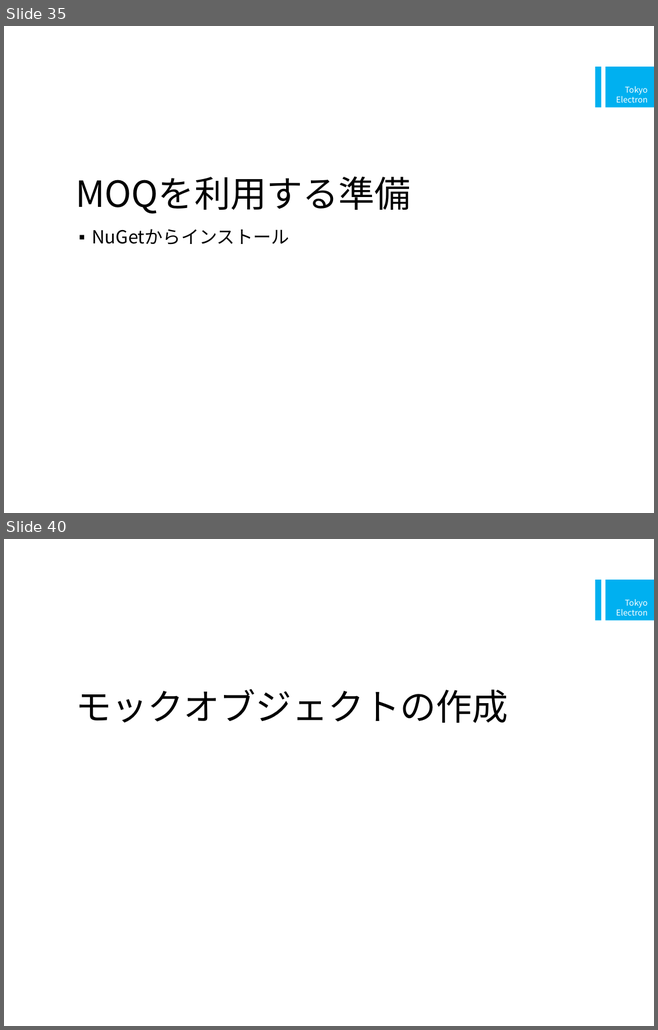
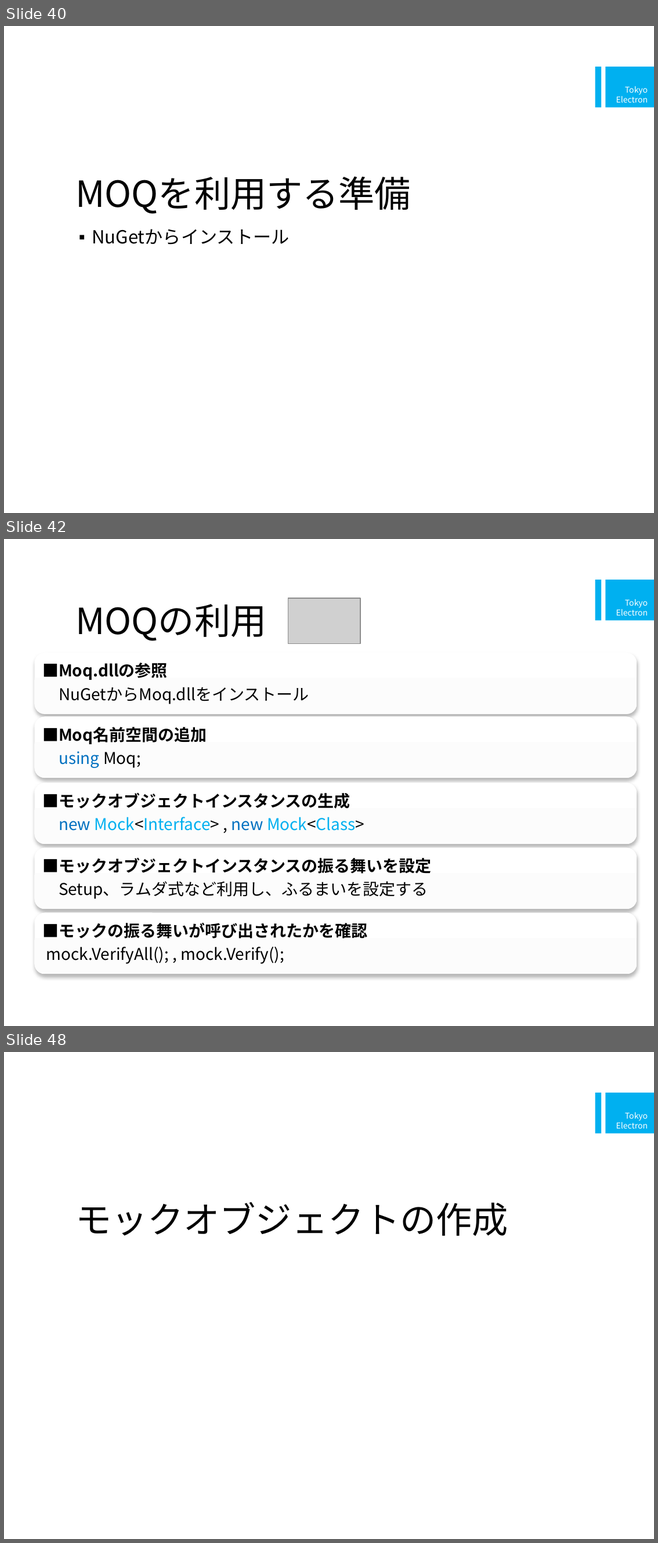
Before and after one commit to a-suzuki/CShrapLecture, a slide deck: doc/テストコードによるC#プログラミング演習.pptx. Shown one above the other, each under a label of ours: slides 35 and 40 before the commit, slides 40, 42 and 48 after it; the slides between them are not shown. The pictures are 658x1030 and 658x1543 pixels, drawn with LibreOffice and Linux fonts; fonts in the diff are those of the drawing; grey boxes stand for pictures. Boxes give left, top, right and bottom in pixels: in the first picture for what was removed or moved away, otherwise in the second. Text is boxed around its words. In the diff, an @@ line names an element or a change of style, - is before the commit and + after.

Commit message:
Add explanation of Mock and Stub

```diff
--- a/doc/テストコードによるC#プログラミング演習.pptx
+++ b/doc/テストコードによるC#プログラミング演習.pptx
@@ slide 42 added at <box>4,539,654,1026</box>, background #FFFFFF; not listed: 2 template elements that a slide beside it also shows @@
@@ title added at <box>75,604,266,641</box>, 40 pt, text #000000 @@
+MOQの利用
@@ picture added at <box>288,598,360,643</box> @@
@@ group added at <box>35,653,637,973</box>: 5 rounded rectangles, 5 texts @@
+■Moq.dllの参照
+NuGetからMoq.dllをインストール
+■Moq名前空間の追加
+using Moq;
+■モックオブジェクトインスタンスの生成
+new Mock<Interface> , new Mock<Class>
+■モックオブジェクトインスタンスの振る舞いを設定
+Setup、ラムダ式など利用し、ふるまいを設定する
+■モックの振る舞いが呼び出されたかを確認
+mock.VerifyAll(); , mock.Verify();
@@ what was slide 35 is now slide 40 @@
@@ what was slide 40 is now slide 48 @@
```
Also in this commit, not shown: 6 slides changed, 10 other slides added, 1 slide removed.
